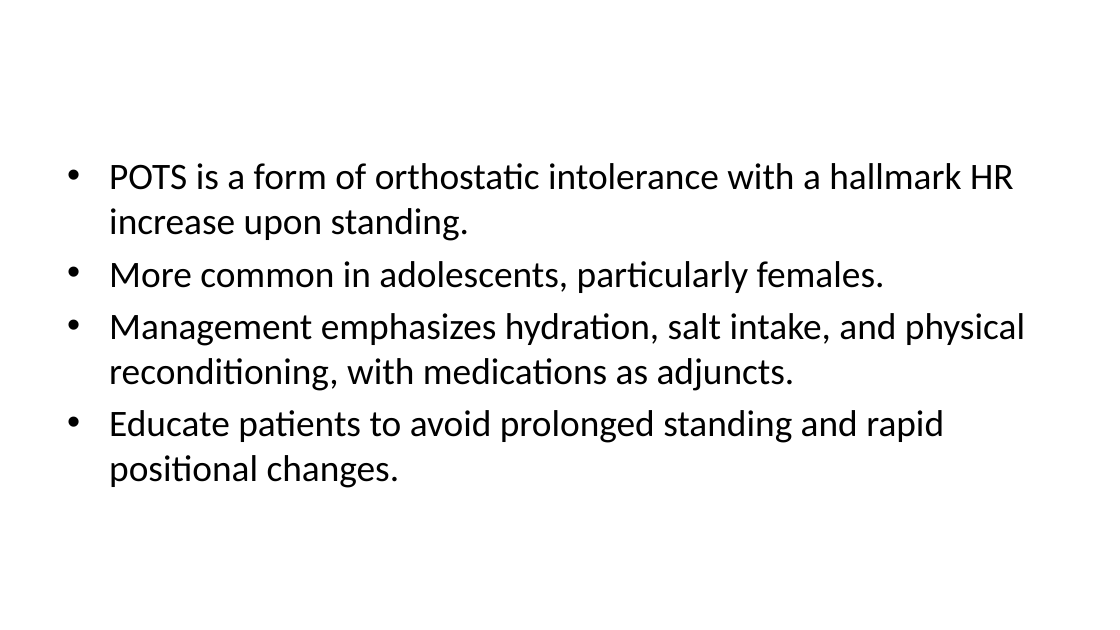
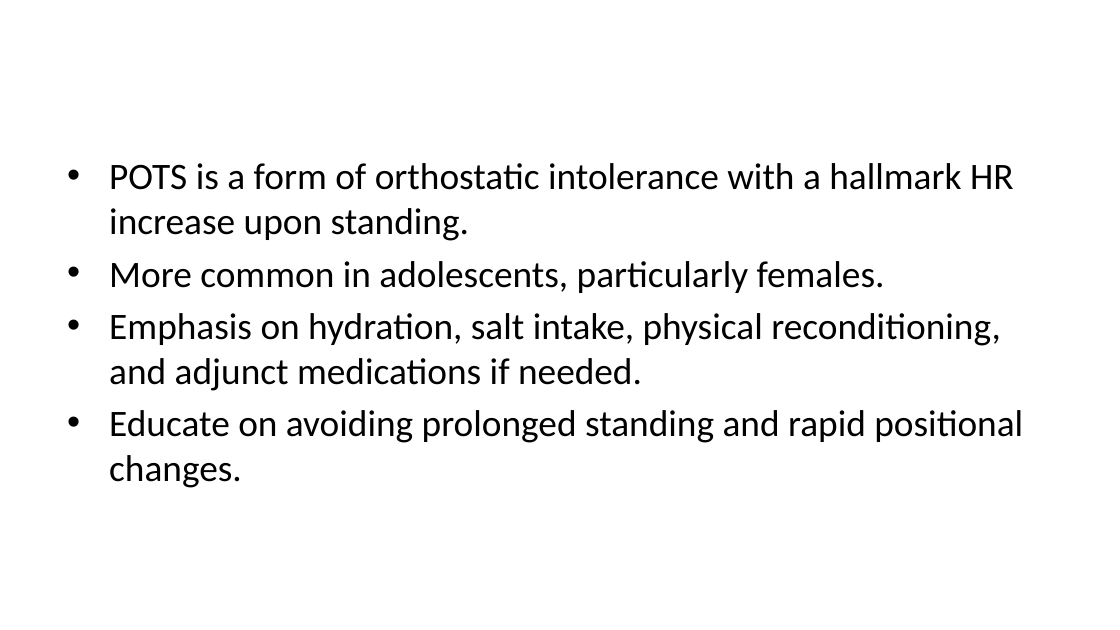
Before and after one commit to lricher7329/lricher7329.github.io, a slide deck: slide 28 of docs/cases/pots.pptx (slide 9 before the commit). Drawn at 1120x630 pixels with LibreOffice and Linux fonts; fonts in the diff are those of the drawing. Boxes give left, top, right and bottom in pixels: in the first picture for what was removed or moved away, otherwise in the second. Text is boxed around its words. In the diff, an @@ line names an element or a change of style, - is before the commit and + after.

```diff
--- a/docs/cases/pots.pptx
+++ b/docs/cases/pots.pptx
@@ text at (109,313,1023,488): text changed @@
-• Management emphasizes hydration, salt intake, and physical reconditioning, with medications as adjuncts.
-• Educate patients to avoid prolonged standing and rapid positional changes.
+• Emphasis on hydration, salt intake, physical reconditioning, and adjunct medications if needed.
+• Educate on avoiding prolonged standing and rapid positional changes.
```
Also in this commit, not shown: 3 other slides changed, 19 slides added, 10 other files.
